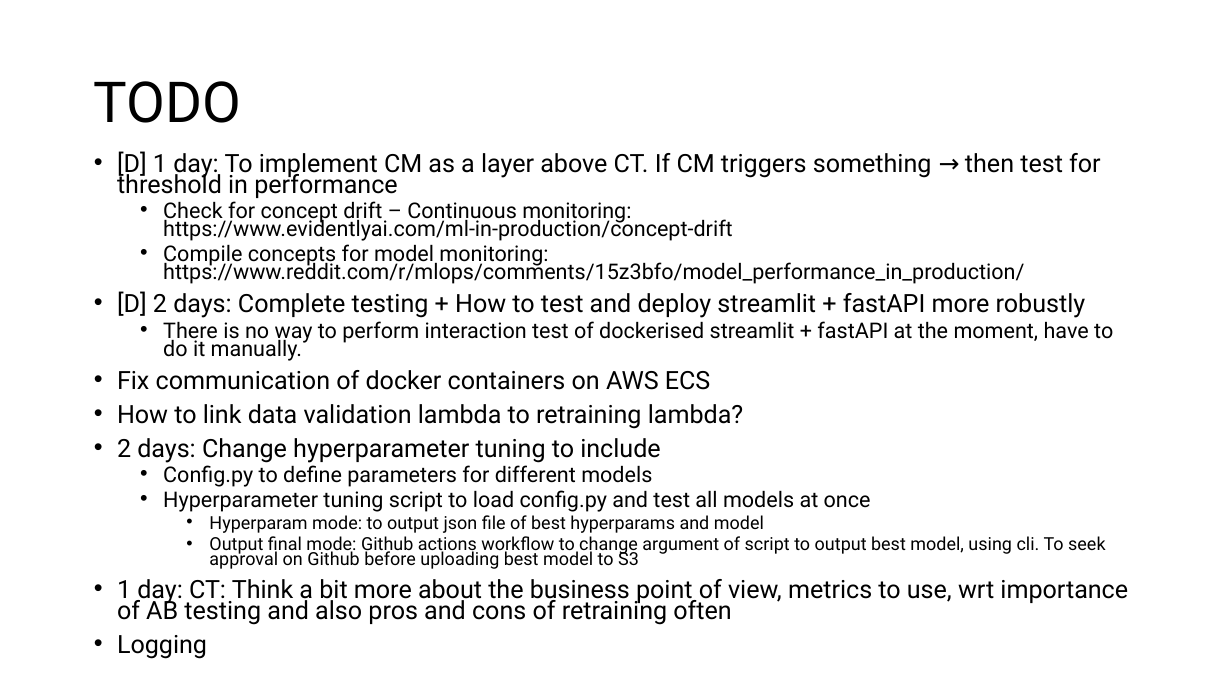
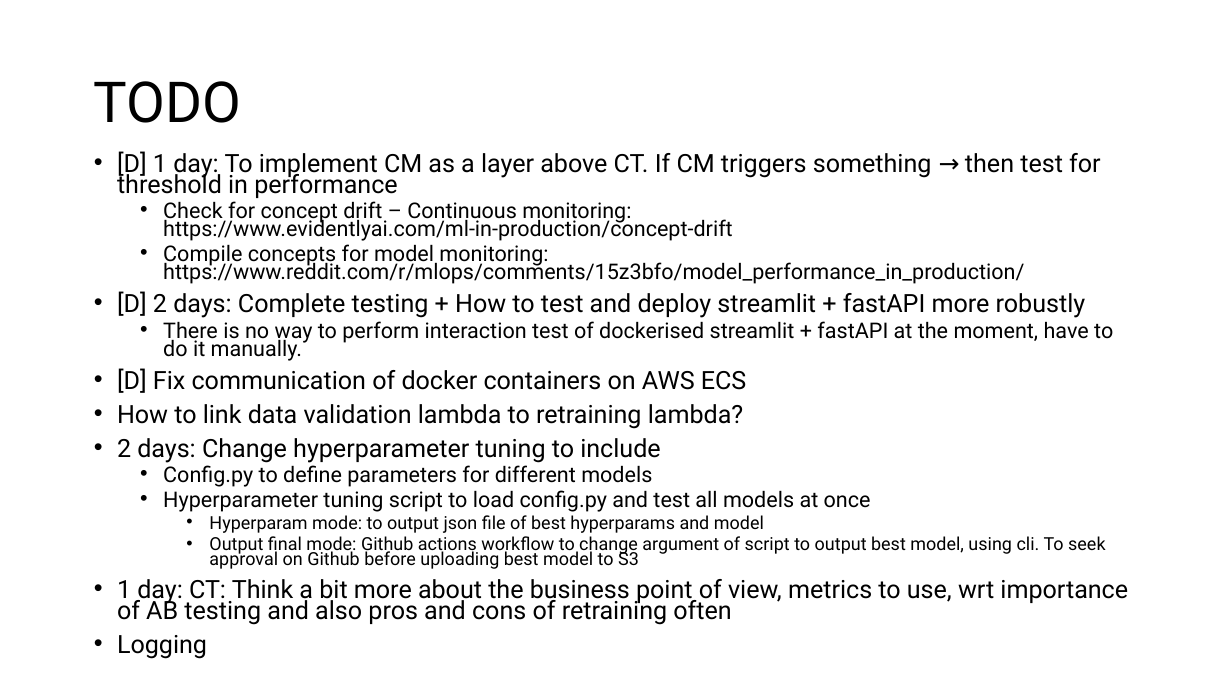
Before and after one commit to ziyu-toh/hdb-resale-prediction, a slide deck: slide 11 of docs/Architecture Overview.pptx. Drawn at 1232x693 pixels with LibreOffice and Linux fonts; fonts in the diff are those of the drawing. Boxes give left, top, right and bottom in pixels: in the first picture for what was removed or moved away, otherwise in the second. Text is boxed around its words. In the diff, an @@ line names an element or a change of style, - is before the commit and + after.

```diff
--- a/docs/Architecture Overview.pptx
+++ b/docs/Architecture Overview.pptx
@@ text at (117,368,746,393): text changed @@
-• Fix communication of docker containers on AWS ECS
+• [D] Fix communication of docker containers on AWS ECS
```
Also in this commit, not shown: 2 other files.
